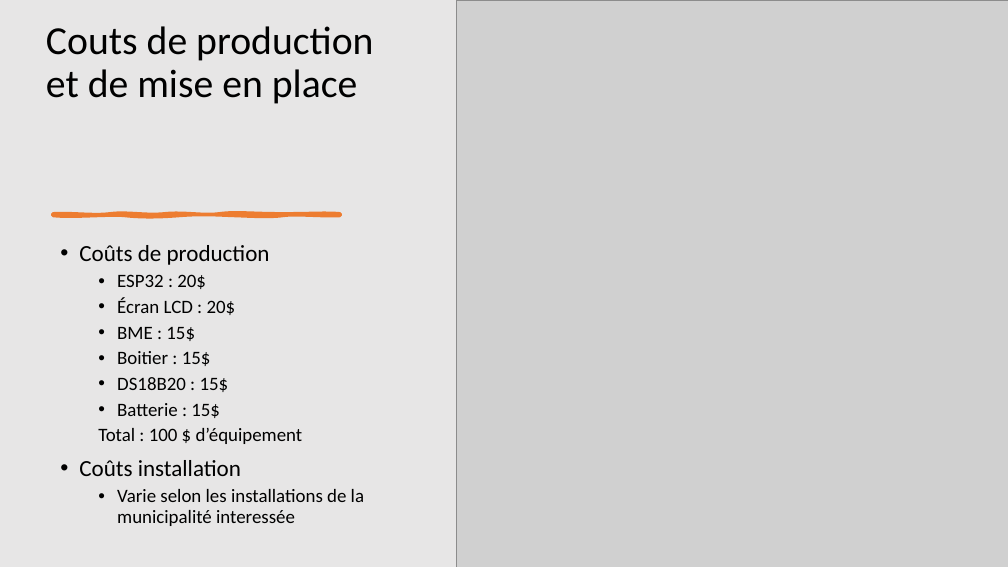
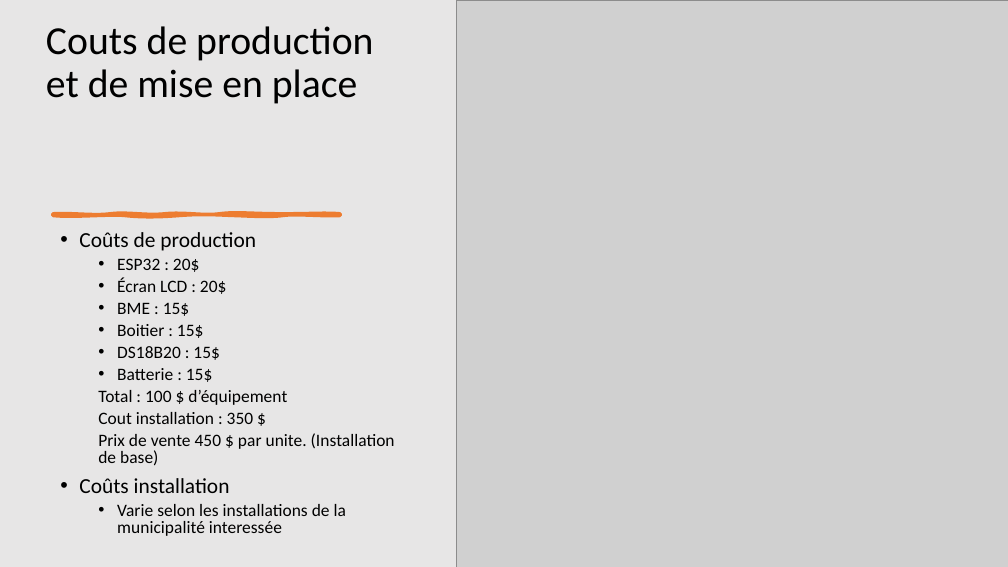
Before and after one commit to robaxx49/TP3_AMOC_KCarufel_JAudet, a slide deck: slide 6 of doc/presentation_TP3_AMOC.pptx (slide 5 before the commit). Drawn at 1008x567 pixels with LibreOffice and Linux fonts; fonts in the diff are those of the drawing; grey boxes stand for pictures. Boxes give left, top, right and bottom in pixels: in the first picture for what was removed or moved away, otherwise in the second. Text is boxed around its words. In the diff, an @@ line names an element or a change of style, - is before the commit and + after.

```diff
--- a/doc/presentation_TP3_AMOC.pptx
+++ b/doc/presentation_TP3_AMOC.pptx
@@ text "Coûts de production": place and size @@
-text "Coûts de production" at <box>79,245,364,526</box>
+text "Coûts de production" at <box>79,232,395,536</box>
@@ text at <box>79,232,346,536</box>: size 22 to 20.4 pt in "Coûts de production", "Coûts installation"; size 18 to 16.6 pt in "ESP32 : 20$", "Écran LCD : 20$", "BME : 15$", "Boitier : 15$" and 4 more places; line spacing 0.9 to 0.8 @@
@@ text at <box>98,412,395,466</box>: paragraphs added @@
+  Cout installation : 350 $
+  Prix de vente 450 $ par unite. (Installation de base)
```
Also in this commit, not shown: 3 other slides changed, 1 slide added.
